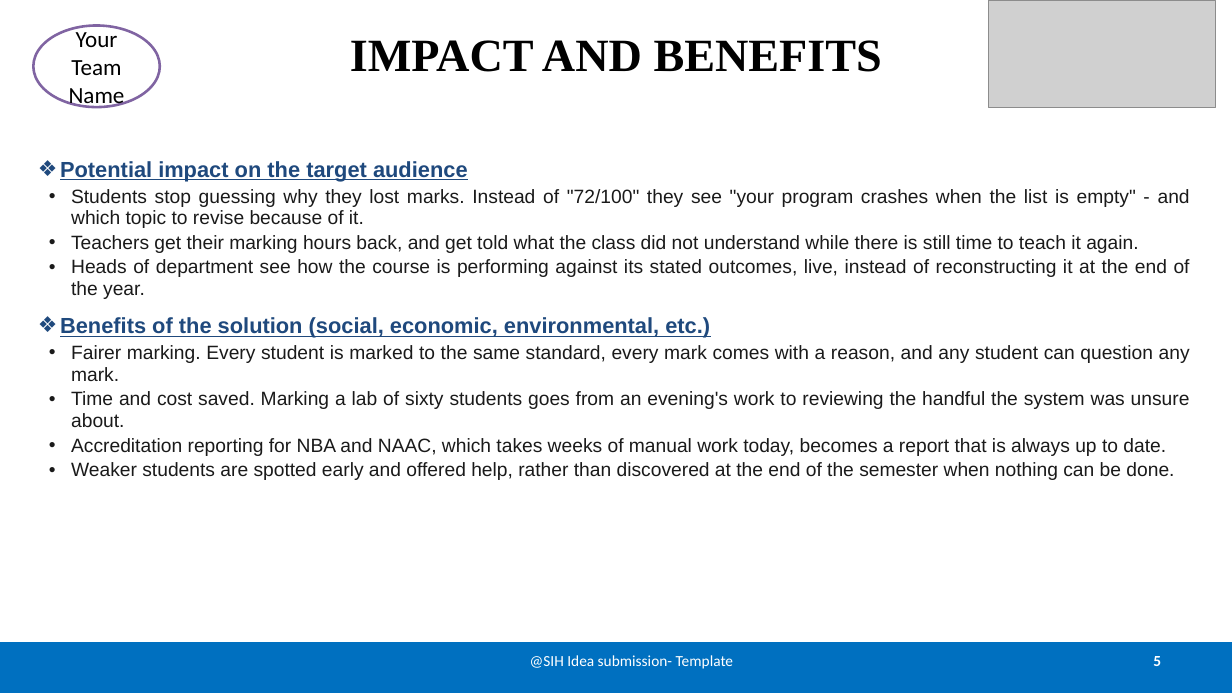
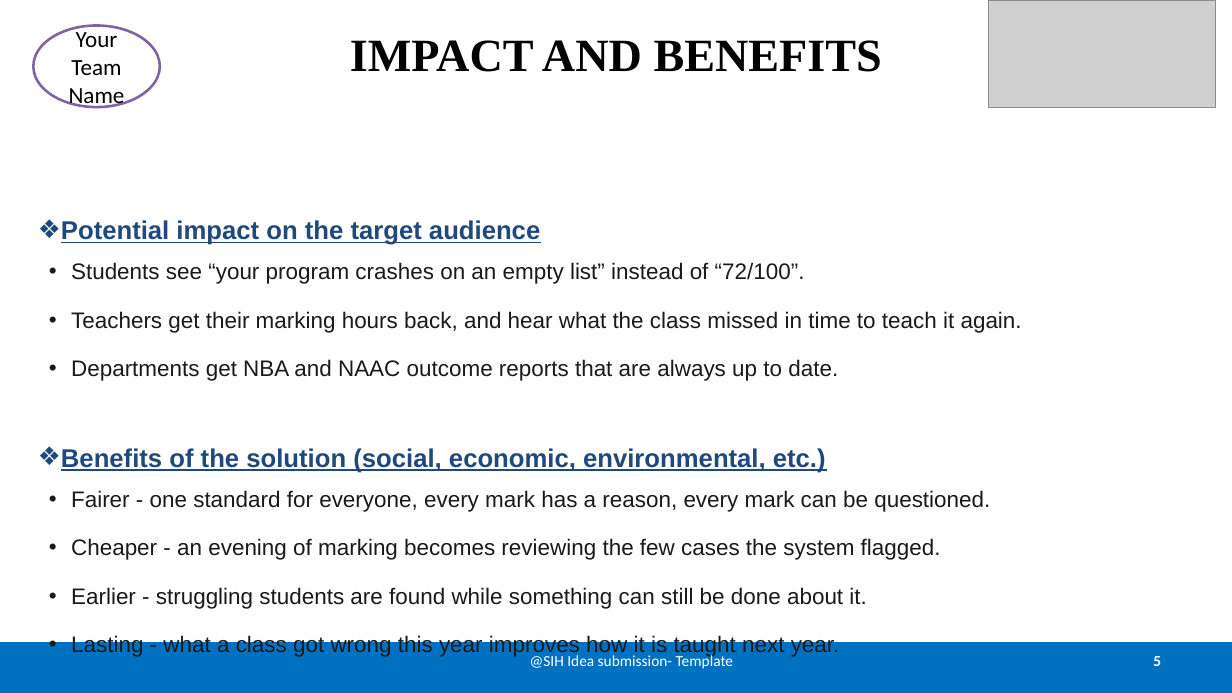
Before and after one commit to Varshith-06/evalpro, a slide deck: slide 5 of presentation/SIH2026-EvalPro-Idea-Presentation.pptx. Drawn at 1232x693 pixels with LibreOffice and Linux fonts; fonts in the diff are those of the drawing; grey boxes stand for pictures. Boxes give left, top, right and bottom in pixels: in the first picture for what was removed or moved away, otherwise in the second. Text is boxed around its words. In the diff, an @@ line names an element or a change of style, - is before the commit and + after.

Commit message:
Minimalise the deck, fix its word spacing, and correct the README
The word spacing was the template's justification. It suits the long
paragraphs the placeholders were written for and ruins short bullets:
justification stretches a one-line bullet across the full slide width and opens
rivers of white space between the words. Every body paragraph, including the
title page fields, is left-aligned now, so word spacing is even.

The content is cut to one line per bullet - ten on the solution slide, seven on
impact - with larger type and per-slide spacing, so a sparse slide can breathe
without a dense one overflowing. The idea title is one line and stops clear of
the SIH banner rather than running under it.

README: the interface section had a half-applied edit leaving a stale sentence
and a faculty row that predated Marks, upload, publish and delete. Test count,
auto-release figure, and the current known gaps are correct again.

```diff
--- a/presentation/SIH2026-EvalPro-Idea-Presentation.pptx
+++ b/presentation/SIH2026-EvalPro-Idea-Presentation.pptx
@@ text "Potential impact on the target ...": place and size @@
-text "Potential impact on the target ..." at [60, 161, 1190, 480]
+text "Potential impact on the target ..." at [61, 220, 1022, 657]
@@ text at [61, 220, 826, 473]: size 17 to 20 pt in "Potential impact on the target audience", "Benefits of the solution (social, economic, environmental, ..."; more space between paragraphs @@
@@ text at [71, 262, 1022, 381]: text changed; size 15 to 17.5 pt @@
-• Students stop guessing why they lost marks. Instead of "72/100" they see "your program crashes when the list is empty" - and which topic to revise because of it.
-• Teachers get their marking hours back, and get told what the class did not understand while there is still time to teach it again.
-• Heads of department see how the course is performing against its stated outcomes, live, instead of reconstructing it at the end of the year.
+• Students see “your program crashes on an empty list” instead of “72/100”.
+• Teachers get their marking hours back, and hear what the class missed in time to teach it again.
+• Departments get NBA and NAAC outcome reports that are always up to date.
@@ text at [71, 490, 990, 657]: text changed; size 15 to 17.5 pt @@
-• Fairer marking. Every student is marked to the same standard, every mark comes with a reason, and any student can question any mark.
-• Time and cost saved. Marking a lab of sixty students goes from an evening's work to reviewing the handful the system was unsure about.
-• Accreditation reporting for NBA and NAAC, which takes weeks of manual work today, becomes a report that is always up to date.
-• Weaker students are spotted early and offered help, rather than discovered at the end of the semester when nothing can be done.
+• Fairer - one standard for everyone, every mark has a reason, every mark can be questioned.
+• Cheaper - an evening of marking becomes reviewing the few cases the system flagged.
+• Earlier - struggling students are found while something can still be done about it.
+• Lasting - what a class got wrong this year improves how it is taught next year.
```
Also in this commit, not shown: 5 other slides changed, 2 other files.
